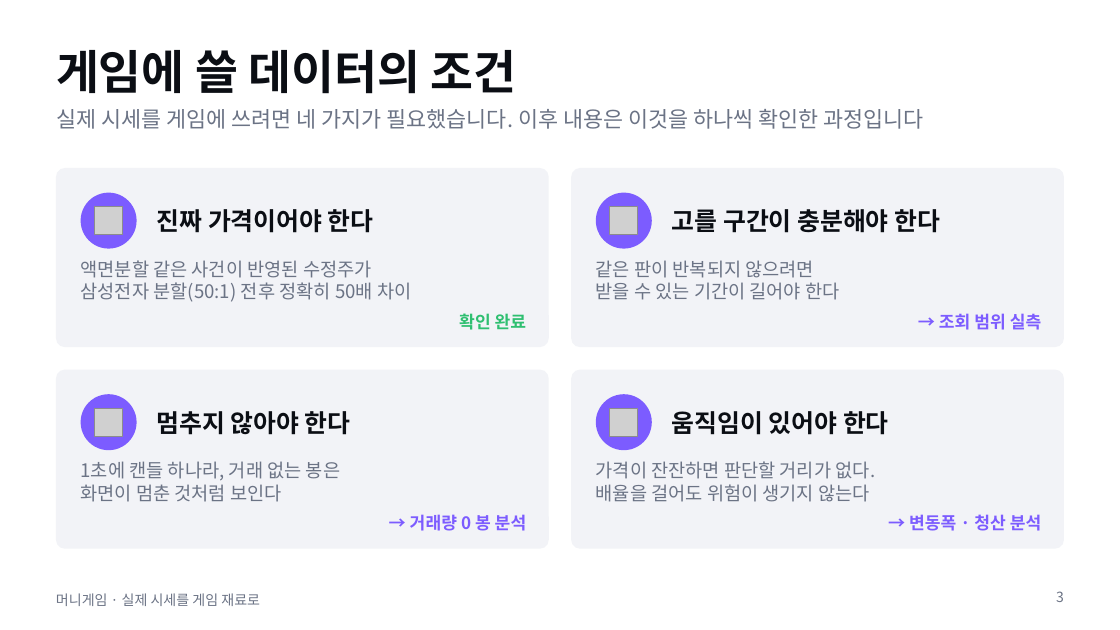
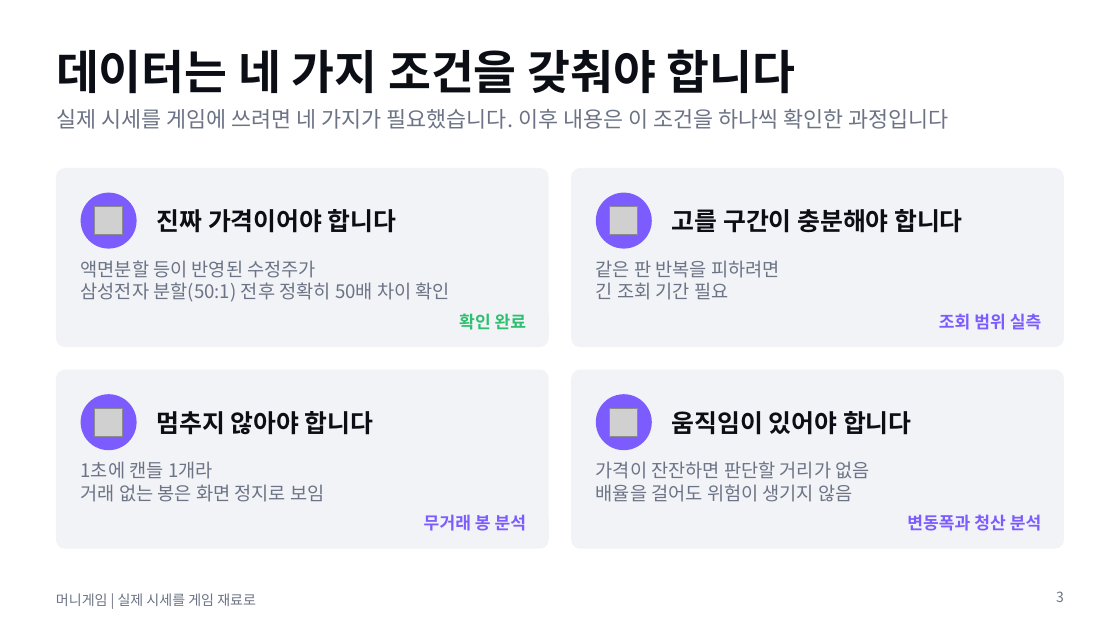
Before and after one commit to mth1108/money_game, a slide deck: slide 3 of presentations/01-data/moneygame-progress.pptx. Drawn at 1120x630 pixels with LibreOffice and Linux fonts; fonts in the diff are those of the drawing; grey boxes stand for pictures. Boxes give left, top, right and bottom in pixels: in the first picture for what was removed or moved away, otherwise in the second. Text is boxed around its words. In the diff, an @@ line names an element or a change of style, - is before the commit and + after.

```diff
--- a/presentations/01-data/moneygame-progress.pptx
+++ b/presentations/01-data/moneygame-progress.pptx
@@ title at (56,49,796,94): text changed @@
-게임에 쓸 데이터의 조건
+데이터는 네 가지 조건을 갖춰야 합니다
@@ text at (56,109,949,129): text changed @@
-실제 시세를 게임에 쓰려면 네 가지가 필요했습니다. 이후 내용은 이것을 하나씩 확인한 과정입니다
+실제 시세를 게임에 쓰려면 네 가지가 필요했습니다. 이후 내용은 이 조건을 하나씩 확인한 과정입니다
@@ text at (157,209,397,233): text changed @@
-진짜 가격이어야 한다
+진짜 가격이어야 합니다
@@ text at (672,209,963,233): text changed @@
-고를 구간이 충분해야 한다
+고를 구간이 충분해야 합니다
@@ text at (81,260,450,302): text changed @@
-액면분할 같은 사건이 반영된 수정주가
-삼성전자 분할(50:1) 전후 정확히 50배 차이
+액면분할 등이 반영된 수정주가
+삼성전자 분할(50:1) 전후 정확히 50배 차이 확인
@@ text at (596,260,780,300): text changed @@
-같은 판이 반복되지 않으려면
-받을 수 있는 기간이 길어야 한다
+같은 판 반복을 피하려면
+긴 조회 기간 필요
@@ text at (157,411,374,435): text changed @@
-멈추지 않아야 한다
+멈추지 않아야 합니다
@@ text at (672,411,912,435): text changed @@
-움직임이 있어야 한다
+움직임이 있어야 합니다
@@ text at (81,461,324,502): text changed @@
-1초에 캔들 하나라, 거래 없는 봉은
-화면이 멈춘 것처럼 보인다
+1초에 캔들 1개라
+거래 없는 봉은 화면 정지로 보임
@@ text at (596,461,869,502): text changed @@
-가격이 잔잔하면 판단할 거리가 없다.
-배율을 걸어도 위험이 생기지 않는다
+가격이 잔잔하면 판단할 거리가 없음
+배율을 걸어도 위험이 생기지 않음
@@ text at (424,514,527,531): text changed @@
-→ 거래량 0 봉 분석
+무거래 봉 분석
@@ text at (907,514,1042,531): text changed @@
-→ 변동폭 · 청산 분석
+변동폭과 청산 분석
@@ text at (56,593,256,606): text changed @@
-머니게임 · 실제 시세를 게임 재료로
+머니게임 | 실제 시세를 게임 재료로
```
Also in this commit, not shown: 11 other slides changed, 2 other files.
